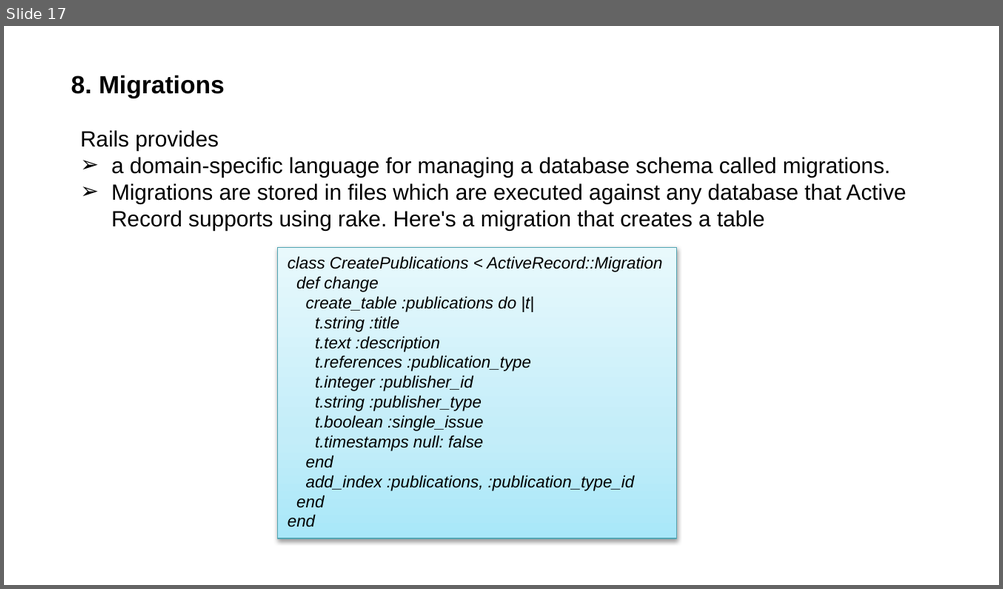
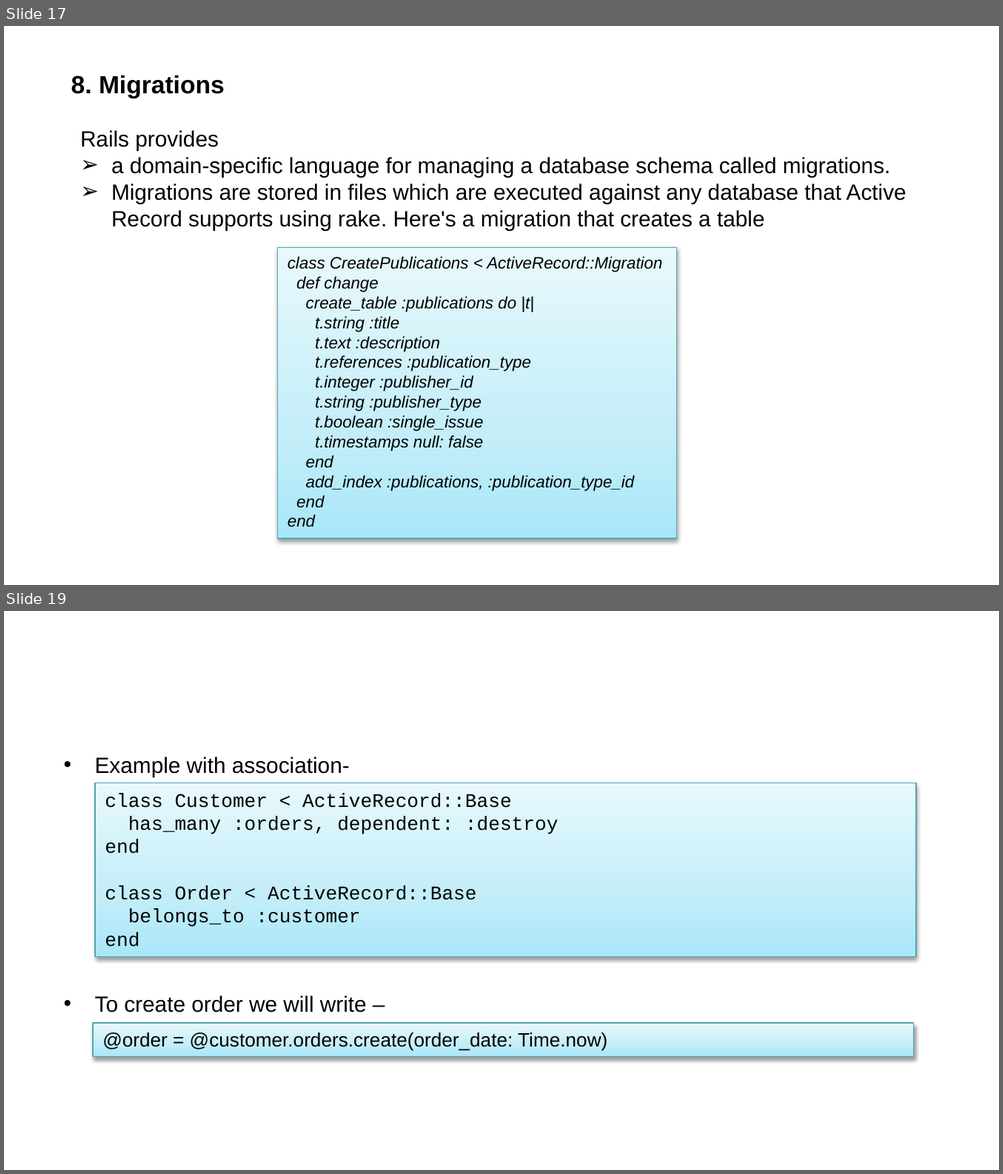
Before and after one commit to rubypool/rails-training-material, a slide deck: Ruby On Rails Deck - Models.pptx. Shown one above the other, each under a label of ours: slide 17 before the commit, slides 17 and 19 after it; the slides between them are not shown. The pictures are 1003x589 and 1003x1174 pixels, drawn with LibreOffice and Linux fonts; fonts in the diff are those of the drawing. Boxes give left, top, right and bottom in pixels: in the first picture for what was removed or moved away, otherwise in the second. Text is boxed around its words. In the diff, an @@ line names an element or a change of style, - is before the commit and + after.

Commit message:
updating model ppt with associations

```diff
--- a/Ruby On Rails Deck - Models.pptx
+++ b/Ruby On Rails Deck - Models.pptx
@@ slide 19 added at (4, 611, 999, 1170), background #FFFFFF @@
@@ text added at (95, 757, 367, 1013), 16 pt, text #000000 @@
+  • Example with association-
+  • To create order we will write –
@@ rectangle added at (96, 783, 916, 957), fill gradient #A9E9F9 to #C3EFF9 to #E7F9FE, outline #53A5B3 0.75 pt, 14 pt, text #000000 @@
+class Customer < ActiveRecord::Base
+has_many :orders, dependent: :destroy
+end
+class Order < ActiveRecord::Base
+belongs_to :customer
+end
@@ rectangle added at (93, 1024, 913, 1057), fill gradient #A9E9F9 to #C3EFF9 to #E7F9FE, outline #53A5B3 0.75 pt, 14 pt, text #000000 @@
+@order = @customer.orders.create(order_date: Time.now)
```
Also in this commit, not shown: 21 other slides added.
